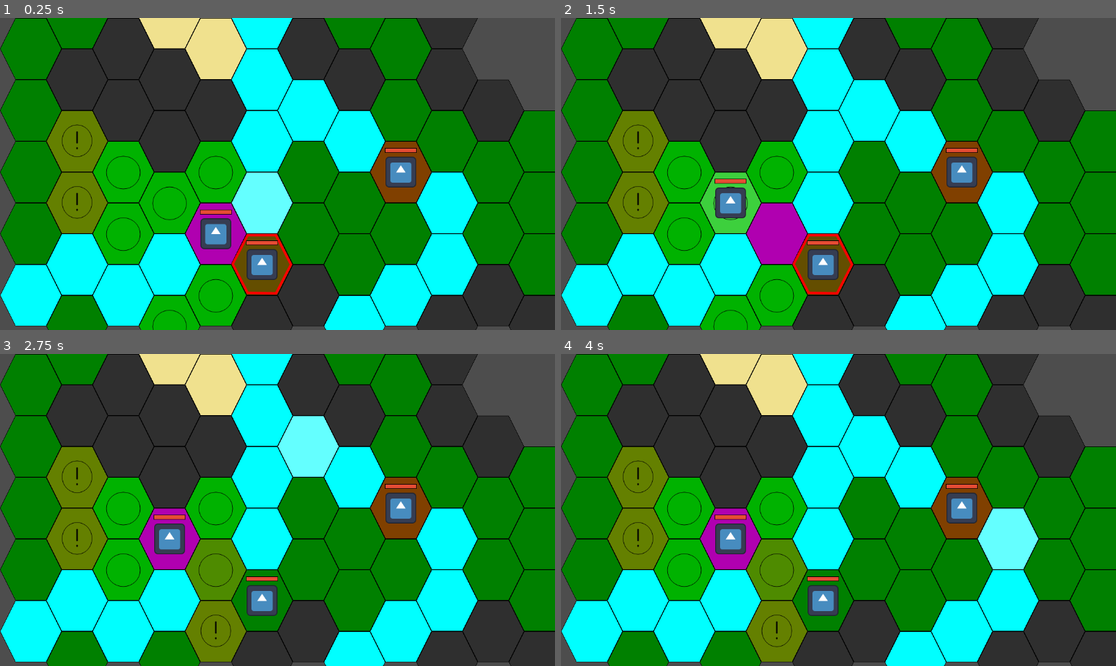
Above: before the commit, frames 1-4 (two rows, left to right).
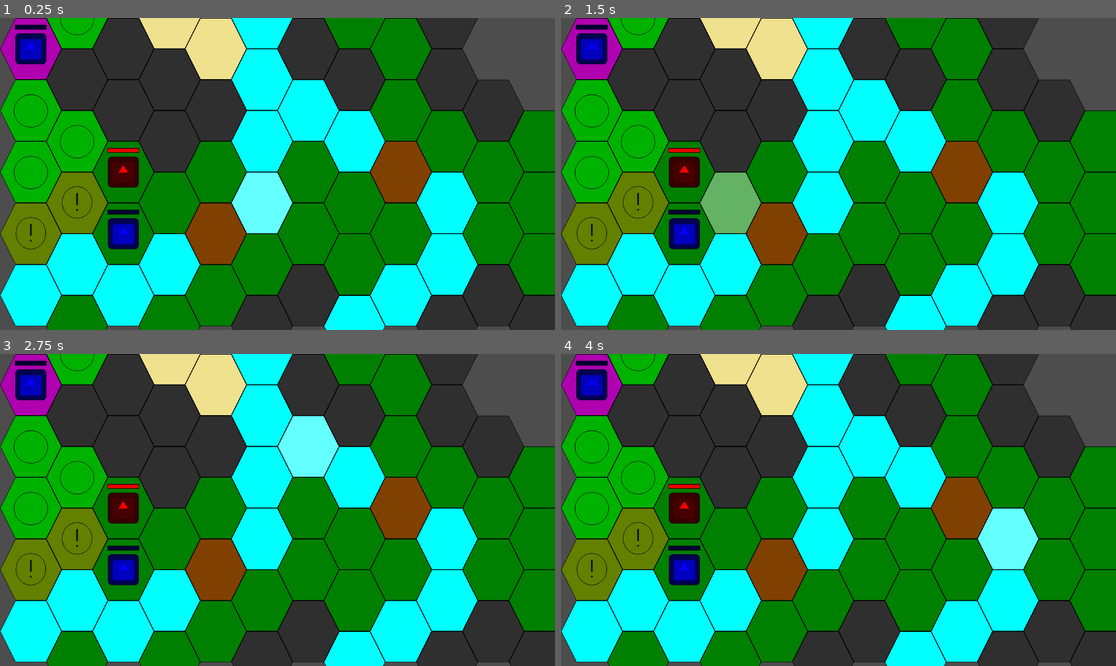
Above: after the commit, the same moments.

Repository: AidasLit/Hex-game-uni
Game: Godot game, scene res://main_scenes/combat_scene.tscn
Same seed, same stepped clock (60 frames per second), same inputs: the game is played once before the commit and once after it. The engine's default icon, where the game draws it, is replaced by a stand-in: a white triangle on a blue panel in a dark square.
Inputs (mouse positions are in pixels of both pictures, inside the frame that each line leads up to):
- Up to frame 1 (0.25 s): no input
- Up to frame 2 (1.5 s): tap Enter at 0.5 s; move the mouse to (960, 158) at 0.52 s; hold D 0.53-1.25 s; tap Backspace at 0.6 s; click (960, 158) at 0.67 s; tap Space at 1.25 s; drag from (727, 189) to (810, 236) at 1.27 s
- Up to frame 3 (2.75 s): tap Enter at 2 s; move the mouse to (333, 441) at 2.02 s; hold D from 2.03 s (still down); tap F at 2.1 s; click (333, 441) at 2.17 s
- Up to frame 4 (4 s): release D at 2.75 s; tap Space at 2.75 s; drag from (810, 572) to (672, 463) at 2.77 s; tap Enter at 3.5 s; move the mouse to (1005, 556) at 3.52 s; hold A from 3.53 s (still down); tap Z at 3.6 s; click (1005, 556) at 3.67 s

The runs differ from the first frame. In frame 1, 21% of the frame differs, in the area x 0-76%, y 0-100%; in frame 2, 21%; in frame 3, 20%; in frame 4, 20%.

Commit message:
minor refactoring and added team-based attackability

Diff:
--- a/main_scenes/availability_layer.gd
+++ b/main_scenes/availability_layer.gd
@@ -21,20 +21,16 @@
 	for tile : Vector2i in list:
 		set_cell(tile, 0, Globals.transparent_tile_coords["red"])
 
-func is_movable(cell : Vector2i) -> bool:
+func is_actionable(cell : Vector2i) -> Globals.ActionType:
 	var data = get_cell_tile_data(cell)
+
 	if data:
 		match get_cell_atlas_coords(cell):
 			Globals.transparent_tile_coords["green"]:
-				return true
+				return Globals.ActionType.Movement
 			Globals.transparent_tile_coords["orange"]:
-				return true
-	return false
+				return Globals.ActionType.Movement
+			Globals.transparent_tile_coords["red"]:
+				return Globals.ActionType.Attack
 
-func is_attackable(cell : Vector2i) -> bool:
-	var data = get_cell_tile_data(cell)
-	if data:
-		match get_cell_atlas_coords(cell):
-			Globals.transparent_tile_coords["red"]:
-				return true
-	return false
+	return Globals.ActionType.None
--- a/main_scenes/combat_scene.gd
+++ b/main_scenes/combat_scene.gd
@@ -4,110 +4,66 @@
 ### This is the core controller for the combat gameplay
 
 @export var grid_system: GridNavigationSystem
+@export var unit_manager: UnitManager
 
 var action_queue : Array[PlayableUnit]
 var active_unit : PlayableUnit
 
-var action_lock : bool = false
+var action_lock : bool = true
 
 # Called when the node enters the scene tree for the first time.
 func _ready() -> void:
-	_setup_units()
+	unit_manager.setup_units()
+	await unit_manager.setup_done
+	action_lock = false
 
 # self documenting code amirite
-func _input(event: InputEvent) -> void:
+func _unhandled_input(event: InputEvent) -> void:
 	if not action_lock:
-		if event is InputEventMouseButton:
-			# TODO needs to be refactored into something like:
-			# match availability_layer.is_actionable(unit):
-			#     globals.ActionType.Movement:
-			#         move_to_position(event.position)
-			#     globals.ActionType.None:
-			#         throw_error()
-			if event.pressed:
-				if grid_system.availability_layer.is_movable(grid_system._local_to_map(event.position)):
-					move_to_position(event.position)
-				elif grid_system.availability_layer.is_attackable(grid_system._local_to_map(event.position)):
-					attack_to_position(event.position)
+		if event is InputEventMouseButton and event.get_button_index() == MOUSE_BUTTON_LEFT:
+			var target_pos = grid_system._local_to_map(event.position)
+
+			match grid_system.availability_layer.is_actionable(target_pos):
+				Globals.ActionType.Movement:
+					move(target_pos)
+				Globals.ActionType.Attack:
+					attack(target_pos)
+				Globals.ActionType.None:
+					pass
 
 # Called every frame. 'delta' is the elapsed time since the previous frame.
 func _process(delta: float) -> void:
 	if Input.is_action_just_pressed("ui_cancel"):
 		get_tree().quit()
 
-func _setup_units() -> void:
-	var RNG = RandomNumberGenerator.new()
-	var i = RNG.randi_range(0, grid_system.astargrid.get_point_count()/3)
-	for unit : PlayableUnit in get_tree().get_nodes_in_group("unit"):
-		var start_location = grid_system._map_to_local(Vector2i(grid_system.astargrid.get_point_position(i)))
-
-		unit.unit_owner = Globals.UnitOwner.Rogue
-		unit.goto_location(start_location)
-		unit.tilemap_position = Vector2i(grid_system.astargrid.get_point_position(i))
-		unit.kill_me.connect(kill_unit)
-		action_queue.push_back(unit)
-
-		grid_system.set_unit_on_tile(unit.tilemap_position, true)
-		i += RNG.randi_range(1, grid_system.astargrid.get_point_count()/3 - 1)
-
-	active_unit = action_queue.pop_front()
-	await active_unit.done_moving
-	grid_system.set_availability(active_unit)
-
-func move_to_position(move_to : Vector2) -> void:
+func move(move_to : Vector2i) -> void:
 	action_lock = true
 
-	#if not grid_system.availability_layer.is_movable(grid_system._local_to_map(move_to)):
-		#action_lock = false
-		#return
+	unit_manager.move_unit(active_unit, move_to)
+	await unit_manager.action_done
 
-	var path = grid_system.get_navigation_path(active_unit.tilemap_position, grid_system._local_to_map(move_to))
-	path.pop_front()
-
-	grid_system.set_unit_on_tile(active_unit.tilemap_position, false)
-	active_unit.travel_path(grid_system.path_to_global_path(path))
-	print(path)
-	active_unit.tilemap_position = path.back()
-
-	await active_unit.done_moving
-	grid_system.set_unit_on_tile(active_unit.tilemap_position, true)
-
-	if path.size() < active_unit.movement_range:
-		active_unit.movement_range -= path.size()
-		turn_done(true)
-	else:
-		turn_done(false)
+	if active_unit.movement_range <= 0:
+		turn_done()
 
 	action_lock = false
 
-func attack_to_position(attack_to : Vector2) -> void:
+func attack(attack_to : Vector2i) -> void:
 	action_lock = true
-	var attack_tile_pos = grid_system._local_to_map(attack_to)
 
-	for unit : PlayableUnit in get_tree().get_nodes_in_group("unit"):
-		if unit.tilemap_position == attack_tile_pos:
-			unit.health_component.receive_damage(active_unit.damage)
-			active_unit.nudge_attack(unit.global_position)
-			await active_unit.attack_finished
+	var unit = unit_manager.map_of_units[attack_to]
 
-	turn_done(false)
+	unit.health_component.receive_damage(active_unit.damage)
+	active_unit.nudge_attack(unit.global_position)
+	await active_unit.attack_finished
+
+	turn_done()
 
 	action_lock = false
 
-func turn_done(to_continue : bool) -> void:
-	if to_continue:
-		pass
-	else:
-		active_unit.turn_reset()
+func turn_done() -> void:
+	active_unit.turn_reset()
 
-		action_queue.push_back(active_unit)
-		active_unit = action_queue.pop_front()
+	action_queue.push_back(active_unit)
+	active_unit = action_queue.pop_front()
 
 	grid_system.set_availability(active_unit)
-
-func kill_unit(unit_to_kill):
-	grid_system.set_unit_on_tile(unit_to_kill.tilemap_position, false)
-	grid_system.set_availability(active_unit)
-
-	action_queue.erase(unit_to_kill)
-	unit_to_kill.queue_free()
--- a/main_scenes/combat_scene.tscn
+++ b/main_scenes/combat_scene.tscn
@@ -6,15 +6,18 @@
 [ext_resource type="Script" path="res://main_scenes/hover_layer.gd" id="4_ycdx0"]
 [ext_resource type="PackedScene" uid="uid://cf7cjrxmf24e4" path="res://units/test_unit_solider.tscn" id="5_7rlxc"]
 [ext_resource type="Script" path="res://main_scenes/availability_layer.gd" id="5_c2c01"]
+[ext_resource type="Script" path="res://main_scenes/unit_manager.gd" id="6_ib36x"]
 
-[node name="combat-scene" type="Node2D" node_paths=PackedStringArray("grid_system")]
+[node name="combat-scene" type="Node2D" node_paths=PackedStringArray("grid_system", "unit_manager")]
 script = ExtResource("1_4yhsa")
 grid_system = NodePath("grid-system")
+unit_manager = NodePath("unit-manager")
 metadata/_edit_group_ = true
 metadata/_edit_lock_ = true
 
-[node name="grid-system" type="Node2D" parent="."]
+[node name="grid-system" type="Node2D" parent="." node_paths=PackedStringArray("unit_manager")]
 script = ExtResource("2_wow2h")
+unit_manager = NodePath("../unit-manager")
 metadata/_edit_group_ = true
 metadata/_edit_lock_ = true
 
@@ -30,12 +33,15 @@
 tile_set = ExtResource("3_odvqy")
 script = ExtResource("5_c2c01")
 
-[node name="units" type="Node2D" parent="."]
+[node name="unit-manager" type="Node2D" parent="." node_paths=PackedStringArray("grid_system", "play_loop")]
+script = ExtResource("6_ib36x")
+grid_system = NodePath("../grid-system")
+play_loop = NodePath("..")
 metadata/_edit_lock_ = true
 metadata/_edit_group_ = true
 
-[node name="solider" parent="units" instance=ExtResource("5_7rlxc")]
+[node name="solider" parent="unit-manager" instance=ExtResource("5_7rlxc")]
 
-[node name="solider2" parent="units" instance=ExtResource("5_7rlxc")]
+[node name="solider2" parent="unit-manager" instance=ExtResource("5_7rlxc")]
 
-[node name="solider3" parent="units" instance=ExtResource("5_7rlxc")]
+[node name="solider3" parent="unit-manager" instance=ExtResource("5_7rlxc")]
--- a/main_scenes/grid_system.gd
+++ b/main_scenes/grid_system.gd
@@ -19,6 +19,8 @@
 
 var _visited_cells : Array[Vector2i]
 var _queue_cells : Array[Vector2i]
+
+@export var unit_manager : UnitManager
 
 @onready var base_layer: TileMapLayer = $"base-layer"
 @onready var hover_layer: TileMapLayer = $"hover-layer"
@@ -109,8 +111,8 @@
 	return global_path
 
 # TODO this needs a rework
-func set_unit_on_tile(location : Vector2i, is_unit : bool) -> void:
-	astargrid.set_point_disabled(cells.get(location), is_unit)
+func set_tile_disabled(tile_pos : Vector2i, disable : bool) -> void:
+	astargrid.set_point_disabled(cells.get(tile_pos), disable)
 
 func set_attackability(unit : PlayableUnit) -> void:
 	var available_points : Array[int] = []
@@ -119,10 +121,15 @@
 	var unit_tile_id : int = cells.get(unit.tilemap_position)
 
 	for neighbor : int in astargrid.get_point_connections(unit_tile_id):
-		if astargrid.is_point_disabled(neighbor):
-			if !available_points.has(neighbor):
-				available_points.append(neighbor)
+		var temp_pos = Vector2i(astargrid.get_point_position(neighbor))
 
+		if unit_manager.map_of_units.has(temp_pos):
+			if unit_manager.map_of_units[temp_pos].unit_owner == Globals.UnitOwner.Rogue or\
+				unit_manager.map_of_units[temp_pos].unit_owner != unit.unit_owner:
+				if !available_points.has(neighbor):
+					available_points.append(neighbor)
+
+	#points -> tiles translation
 	for point : int in available_points:
 		var tile = Vector2i(astargrid.get_point_position(point))
 		available_tiles.append(tile)
--- /dev/null
+++ b/main_scenes/unit_manager.gd
@@ -0,0 +1,80 @@
+extends Node2D
+class_name UnitManager
+
+@export var grid_system: GridNavigationSystem
+@export var play_loop: Node2D
+
+### Manages unit actions
+### No gameplay actions, only receiving commands and making units perform them
+
+signal action_done
+signal setup_done
+
+var map_of_units : Dictionary
+
+# Called when the node enters the scene tree for the first time.
+func _ready() -> void:
+	pass # Replace with function body.
+
+func setup_units() -> void:
+	var RNG = RandomNumberGenerator.new()
+	var i = RNG.randi_range(0, grid_system.astargrid.get_point_count()/3)
+	for unit : PlayableUnit in get_tree().get_nodes_in_group("unit"):
+		var start_location = grid_system._map_to_local(Vector2i(grid_system.astargrid.get_point_position(i)))
+
+		if i % 3 == 1:
+			unit.unit_owner = Globals.UnitOwner.Player
+			unit.modulate = Color(0, 1, 0)
+		elif i % 3 == 2:
+			unit.unit_owner = Globals.UnitOwner.Enemy
+			unit.modulate = Color(1, 0, 0)
+		else:
+			unit.unit_owner = Globals.UnitOwner.Rogue
+			unit.modulate = Color(0, 0, 1)
+		unit.goto_location(start_location)
+		unit.tilemap_position = Vector2i(grid_system.astargrid.get_point_position(i))
+		map_of_units[unit.tilemap_position] = unit
+		unit.kill_me.connect(kill_unit)
+		play_loop.action_queue.push_back(unit)
+
+		grid_system.set_tile_disabled(unit.tilemap_position, true)
+		i += RNG.randi_range(1, grid_system.astargrid.get_point_count()/3 - 1)
+
+	play_loop.active_unit = play_loop.action_queue.pop_front()
+	await play_loop.active_unit.done_moving
+	grid_system.set_availability(play_loop.active_unit)
+
+	setup_done.emit()
+
+func kill_unit(unit : PlayableUnit):
+	#remove old positions
+	map_of_units.erase(unit.tilemap_position)
+	grid_system.set_tile_disabled(unit.tilemap_position, false)
+
+	#delete unit
+	play_loop.action_queue.erase(unit)
+	unit.queue_free()
+
+func move_unit(unit : PlayableUnit, move_to : Vector2i) -> void:
+	#get path
+	var path = grid_system.get_navigation_path(unit.tilemap_position, move_to)
+	path.pop_front()
+
+	#remove old positions
+	map_of_units.erase(unit.tilemap_position)
+	grid_system.set_tile_disabled(unit.tilemap_position, false)
+
+	#traverse
+	unit.travel_path(grid_system.path_to_global_path(path))
+	await unit.done_moving
+
+	#update unit
+	unit.tilemap_position = path.back()
+	unit.movement_range -= path.size()
+
+	#add new positions
+	map_of_units[unit.tilemap_position] = unit
+	grid_system.set_tile_disabled(unit.tilemap_position, true)
+	grid_system.set_availability(unit)
+
+	action_done.emit()
--- a/utils/globals.gd
+++ b/utils/globals.gd
@@ -16,3 +16,9 @@
 	"brown": Vector2i(2, 1),
 	"orange": Vector2i(3, 1)
 }
+
+enum ActionType {
+	None,
+	Movement,
+	Attack
+}
Not shown: 1 places in main_scenes/combat_scene.tscn that only renumber resources
Not shown, changed: kanban_tasks_data.kanban
